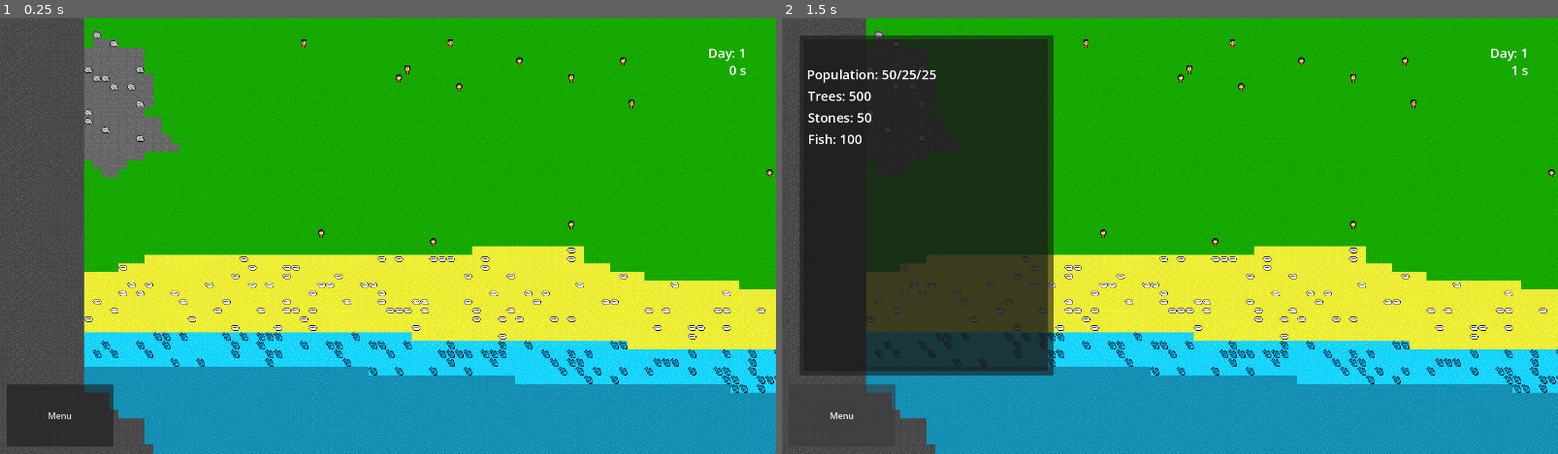
Above: before the commit, frames 1-2 (left to right).
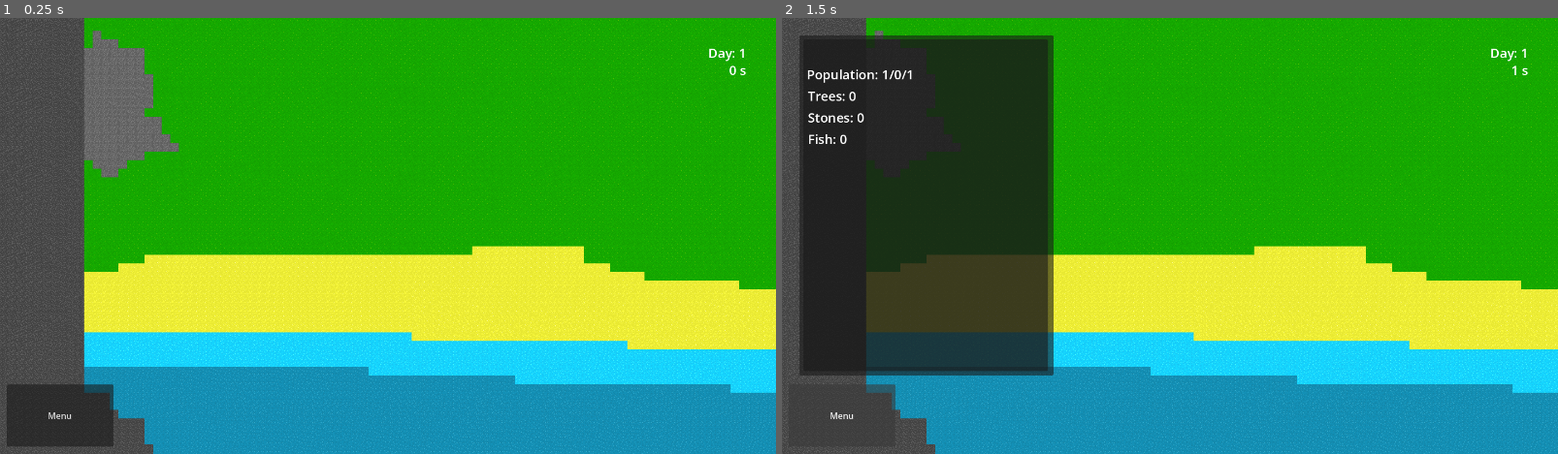
Above: after the commit, the same moments.

Repository: nookaeo/econ-village
Game: Godot game, scene res://scenes/core/world.tscn
Same seed, same stepped clock (60 frames per second), same inputs: the game is played once before the commit and once after it.
Inputs (mouse positions are in pixels of both pictures, inside the frame that each line leads up to):
- Up to frame 1 (0.25 s): no input
- Up to frame 2 (1.5 s): tap Enter at 0.5 s; move the mouse to (1340, 214) at 0.52 s; click (1340, 214) at 0.67 s; click "Menu" at 1.25 s

The runs differ from the first frame. In frame 1, 2.7% of the frame differs, in the area x 10-100%, y 3-86%; in frame 2, 2.4%.
Error after the commit: Parse Error: Identifier "TilesManager" not declared in the current scope. (res://scripts/core/resources_spawner.gd:30)

Commit message:
feat: add new natural resources mananager features

Diff:
--- a/resources/core/world_setting_default.tres
+++ b/resources/core/world_setting_default.tres
@@ -4,8 +4,7 @@
 
 [resource]
 script = ExtResource("1_dpie4")
-cowrie_spawn_rate = 100
-tree_spawn_rate = 500
-stone_spawn_rate = 50
-fish_spawn_rate = 100
+villagent_spawn = 1
+tree_spawn_rate = 50
+stone_spawn_rate = 5
 metadata/_custom_type_script = "uid://dm2bw75mvkksh"
--- a/resources/natural_resources/cowrie_shells/cowrie_shells.tres
+++ b/resources/natural_resources/cowrie_shells/cowrie_shells.tres
@@ -5,6 +5,7 @@
 [resource]
 script = ExtResource("1_l51uh")
 name = "CowrieShell"
-drop_amount = 1
-gather_time = 0.1
+drop_amount = 10
+gather_time = 1.0
+gather_hardness = 10.0
 metadata/_custom_type_script = "uid://6ongvi1rrac1"
--- a/resources/natural_resources/fish/basic_fish.tres
+++ b/resources/natural_resources/fish/basic_fish.tres
@@ -8,4 +8,5 @@
 item_id = 3
 drop_amount = 10
 gather_time = 4.0
+gather_hardness = 10.0
 metadata/_custom_type_script = "uid://6ongvi1rrac1"
--- a/resources/natural_resources/stones/basic_stone.tres
+++ b/resources/natural_resources/stones/basic_stone.tres
@@ -9,4 +9,5 @@
 item_id = 2
 drop_amount = 1
 gather_time = 4.0
+gather_hardness = 10.0
 metadata/_custom_type_script = "uid://6ongvi1rrac1"
--- a/resources/natural_resources/trees/basic_tree.tres
+++ b/resources/natural_resources/trees/basic_tree.tres
@@ -9,4 +9,5 @@
 item_id = 1
 drop_amount = 20
 gather_time = 4.0
+gather_hardness = 10.0
 metadata/_custom_type_script = "uid://6ongvi1rrac1"
--- a/scenes/core/resources_spawner.tscn
+++ b/scenes/core/resources_spawner.tscn
@@ -2,5 +2,5 @@
 
 [ext_resource type="Script" uid="uid://dojwmnlfyy0j6" path="res://scripts/core/resources_spawner.gd" id="1_w03g1"]
 
-[node name="ResourcesSpawner" type="Node" unique_id=1826611326]
+[node name="ResourcesSpawnManager" type="Node" unique_id=1826611326]
 script = ExtResource("1_w03g1")
--- /dev/null
+++ b/scenes/core/tiles_data_manager.tscn
@@ -0,0 +1,6 @@
+[gd_scene format=3 uid="uid://ctjhp77rjy5fe"]
+
+[ext_resource type="Script" uid="uid://7q4kv8c1bg4a" path="res://scripts/core/tiles_data_manager.gd" id="1_meell"]
+
+[node name="TilesDataManager" type="Node" unique_id=358471650]
+script = ExtResource("1_meell")
--- a/scripts/core/data/world_setting.gd
+++ b/scripts/core/data/world_setting.gd
@@ -6,7 +6,7 @@
 
 
 @export var villagent_spawn :int = 50
-
+@export var resources_crowd_rate :float = 0.7
 @export var cowrie_spawn_rate :int = 10
 @export var tree_spawn_rate :int = 10
 @export var stone_spawn_rate :int = 10
--- a/scripts/core/resources_spawner.gd
+++ b/scripts/core/resources_spawner.gd
@@ -3,50 +3,57 @@
 @export var tilemap :TileMapLayer
 @export var natural_resources_directory :Node
 @onready var world_setting :WorldSetting = ($"../..").world_setting
+@onready var crowd_rate :float = world_setting.resources_crowd_rate
 var world_seed :int = CoreConstant.world_seed
 var rng = RandomNumberGenerator.new()
-var trees_scene = preload("res://scenes/entities/resouces/basic_tree.tscn")
-var fish_scene = preload("res://scenes/entities/resouces/basic_fish.tscn")
-var cowrie_shell_scene = preload("res://scenes/entities/resouces/cowrie_shell.tscn")
-var basic_stone_scene = preload("res://scenes/entities/resouces/basic_stone.tscn")
+
+var trees_scene = preload("res://scenes/entities/natural_resources/basic_tree.tscn")
+var fish_scene = preload("res://scenes/entities/natural_resources/basic_fish.tscn")
+var cowrie_shell_scene = preload("res://scenes/entities/natural_resources/cowrie_shell.tscn")
+var basic_stone_scene = preload("res://scenes/entities/natural_resources/basic_stone.tscn")
 
 #////////////////////////////////////////////////////////////////////////
 func _ready() -> void:
 	rng.seed = world_seed + local_seed
+	_resources_spawn()
+	CoreSignal.day_pass.connect(_resources_spawn)
+
+#////////////////////////////////////////////////////////////////////////
+func _resources_spawn() -> void:
 	_resource_spawn(trees_scene, world_setting.tree_spawn_rate,"dirt")
 	_resource_spawn(fish_scene, world_setting.fish_spawn_rate,"water")
 	_resource_spawn(cowrie_shell_scene, world_setting.cowrie_spawn_rate,"sand")
 	_resource_spawn(basic_stone_scene, world_setting.stone_spawn_rate,"stone")
 
-func _process(_delta: float) -> void:
-	pass
-#////////////////////////////////////////////////////////////////////////
-
 func _resource_spawn(scene ,spawn_rate :int,biome :String):
-	var placable_tiles :Array  = get_placable_tiles(biome,tilemap)
+	var placable_tiles :Array  = get_placable_tiles(biome)
+	if placable_tiles.size() <= 0 or placable_tiles.size() < int(TilesManager.tiles[biome].size() * crowd_rate) :
+		return
 	for i in range(min(spawn_rate,placable_tiles.size())):
 		var resource :NaturalResource = scene.instantiate()
 		resource.tile_map = tilemap
 		resource.biome = biome
 		natural_resources_directory.add_child(resource)
-		_place_agent(resource,placable_tiles)
+		_place_entity(resource,placable_tiles,biome)
 
 
-func _place_agent(_agent,array :Array) -> void:
+
+func _place_entity(_entity,array :Array,biome :String) -> void:
 	var pos = _seeded_pick(array)
-	_agent.position = tilemap.map_to_local(pos)
+	_entity.position = tilemap.map_to_local(pos)
 	array.erase(pos)
+	TilesManager.tiles[biome][pos] = false
 
 func _seeded_pick(array: Array):
 	if array.is_empty():
 		return
-	return array[rng.randi() % array.size()]
+	var _index :int = rng.randi() % array.size()
+	return array[_index]
 
-func get_placable_tiles(biome :String,map :TileMapLayer) -> Array:
+func get_placable_tiles(biome :String) -> Array:
 	var placable :Array = []
-	for pos in map.get_used_cells():
-		var data :TileData = map.get_cell_tile_data(pos)
-		if not data.get_custom_data(biome):
+	for tile in TilesManager.tiles[biome]:
+		if not TilesManager.tiles[biome][tile]:
 			continue
-		placable.append(pos)
+		placable.append(tile)
 	return placable
--- /dev/null
+++ b/scripts/core/tiles_data_manager.gd
@@ -0,0 +1,19 @@
+extends Node
+
+@export var tilemap :TileMapLayer
+
+func _ready() -> void:
+	TilesManager.tiles["grass"] = get_biome_tiles("grass",tilemap)
+	TilesManager.tiles["sand"] = get_biome_tiles("sand",tilemap)
+	TilesManager.tiles["stone"] = get_biome_tiles("stone",tilemap)
+	TilesManager.tiles["water"] = get_biome_tiles("water",tilemap)
+	TilesManager.tiles["dirt"] = get_biome_tiles("dirt",tilemap)
+
+func get_biome_tiles(biome :String,map :TileMapLayer) -> Dictionary:
+	var _tiles :Dictionary = {}
+	for pos in map.get_used_cells():
+		var data :TileData = map.get_cell_tile_data(pos)
+		if not data.get_custom_data(biome):
+			continue
+		_tiles[pos] = true
+	return _tiles
--- a/scripts/entities/natural_resources/data/natural_reasouces.gd
+++ b/scripts/entities/natural_resources/data/natural_reasouces.gd
@@ -5,3 +5,4 @@
 @export var item_id :int
 @export var drop_amount :int = 0
 @export var gather_time :float = 0.0
+@export var gather_hardness :float = 0.0
--- a/scripts/entities/natural_resources/trees/natural_resource_base_script.gd
+++ b/scripts/entities/natural_resources/trees/natural_resource_base_script.gd
@@ -10,17 +10,10 @@
 
 #/////////////////////////////////////////////////////////
 func _ready() -> void:
-	var current_tile := tile_map.local_to_map(global_position)
-	tile_map.get_cell_tile_data(current_tile).get_custom_data("placable")
 
 	pass
 #/////////////////////////////////////////////////////////
 
-func get_placable_tiles(_biome :String,map :TileMapLayer) -> Array:
-	var placable :Array = []
-	for pos in map.get_used_cells():
-		var data :TileData = map.get_cell_tile_data(pos)
-		if not data.get_custom_data(_biome):
-			continue
-		placable.append(pos)
-	return placable
+func gather() -> bool:
+	pass
+	return false
Binary file changed: assets/arts/natural_resources/basic_stone.png
Renamed: scenes/entities/resouces/basic_fish.tscn -> scenes/entities/natural_resources/basic_fish.tscn
Renamed: scenes/entities/resouces/basic_stone.tscn -> scenes/entities/natural_resources/basic_stone.tscn
Renamed: scenes/entities/resouces/basic_tree.tscn -> scenes/entities/natural_resources/basic_tree.tscn
Renamed: scenes/entities/resouces/cowrie_shell.tscn -> scenes/entities/natural_resources/cowrie_shell.tscn
Not shown, added: scripts/core/tiles_data_manager.gd.uid
Renamed: scripts/global_scripts/tiles_data.gd -> scripts/global_scripts/tiles_manager.gd
Renamed: scripts/global_scripts/tiles_data.gd.uid -> scripts/global_scripts/tiles_manager.gd.uid
